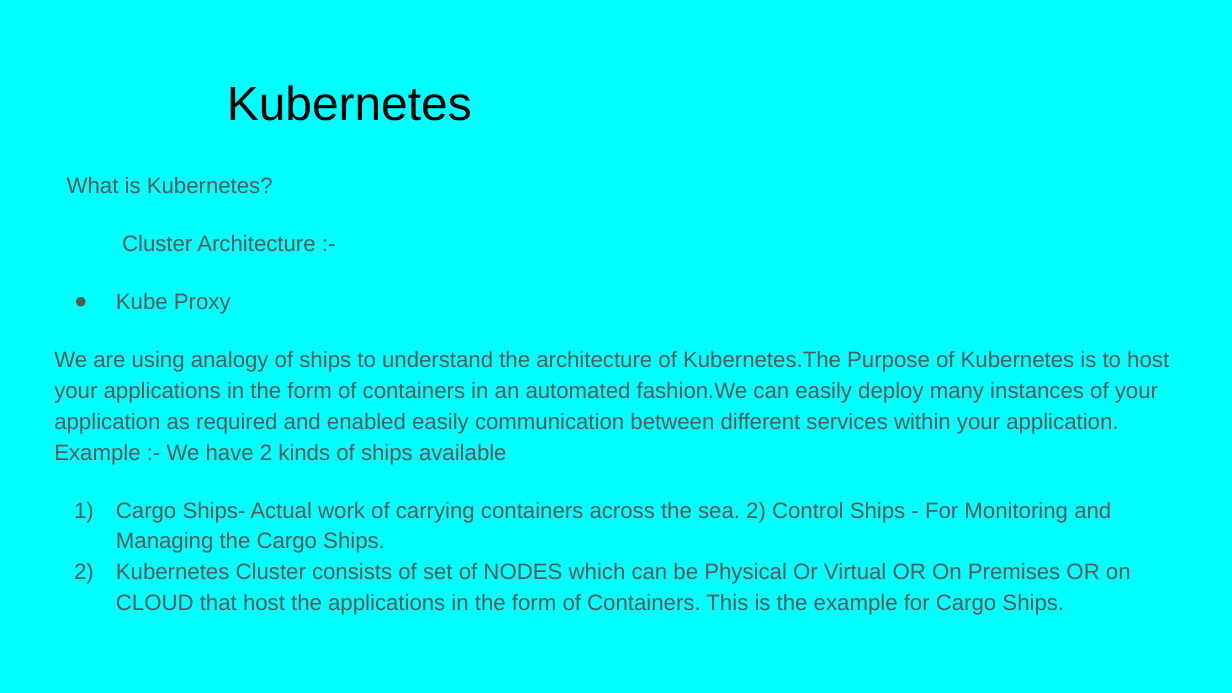
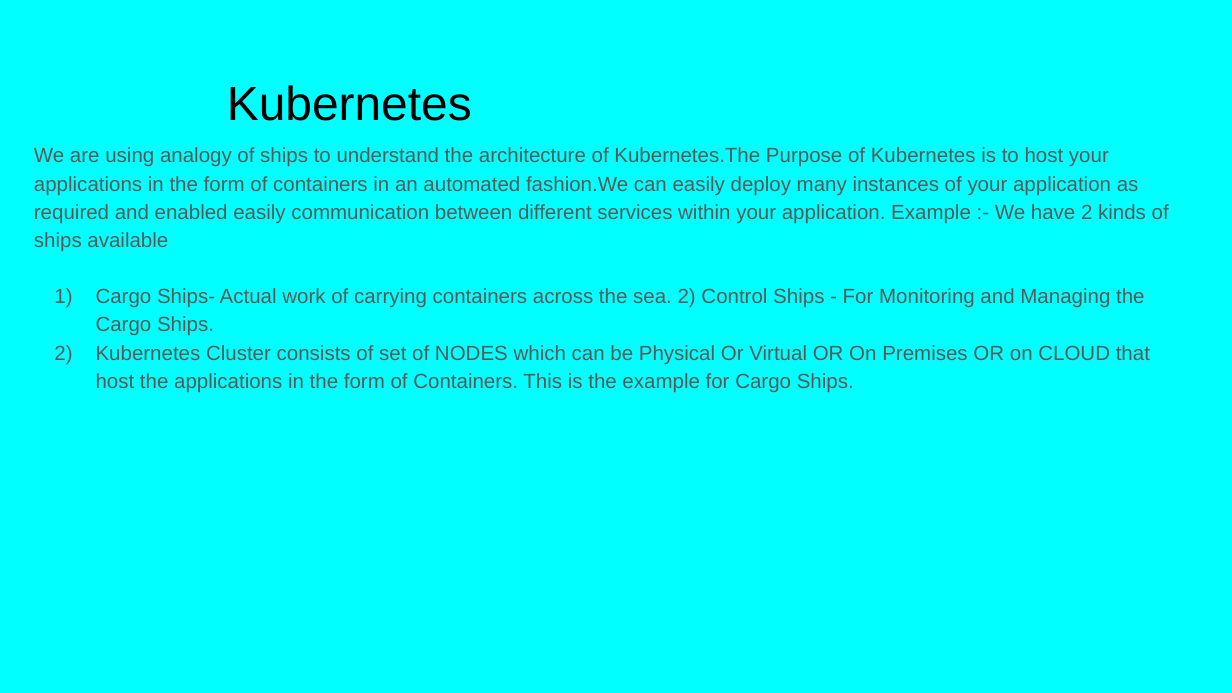
Before and after one commit to Balaji504/DevOpsProject, a slide deck: slide 4 of docs/Kubernetes.pptx (slide 3 before the commit). Drawn at 1232x693 pixels with LibreOffice and Linux fonts; fonts in the diff are those of the drawing. Boxes give left, top, right and bottom in pixels: in the first picture for what was removed or moved away, otherwise in the second. Text is boxed around its words. In the diff, an @@ line names an element or a change of style, - is before the commit and + after.

Commit message:
Deploy springboot using kubernetes
Deploy springboot using kubernetes

```diff
--- a/docs/Kubernetes.pptx
+++ b/docs/Kubernetes.pptx
@@ text "We are using analogy of ...": place and size @@
-text "We are using analogy of ..." at <box>54,177,1169,615</box>
+text "We are using analogy of ..." at <box>34,147,1169,393</box>
@@ text "We are using analogy of ..." at <box>34,147,1169,393</box>: size 13 to 12 pt; indent changed @@
@@ text at <box>67,177,315,314</box>: paragraphs removed @@
-What is Kubernetes?
-Cluster Architecture :-
-● Kube Proxy
```
Also in this commit, not shown: 3 other slides changed, 16 slides added, 2 other files.
